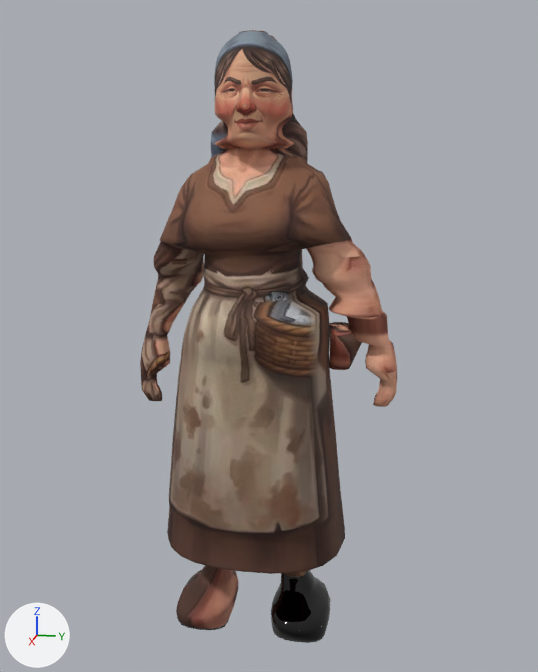
The glTF model assets/models/npcs/npc_fishwife.glb: old version first, new version second.
One viewpoint serves both versions: a 50 mm camera at (1.931, 0.427, 1.33) aimed at (-0.016, 0.037, 0.843). The lights are fixed; the arrows at lower left show +X, +Y and +Z. The first picture is the older version. Vertices at exactly the same position are counted once.

In view in the first picture: 'arm_L'.
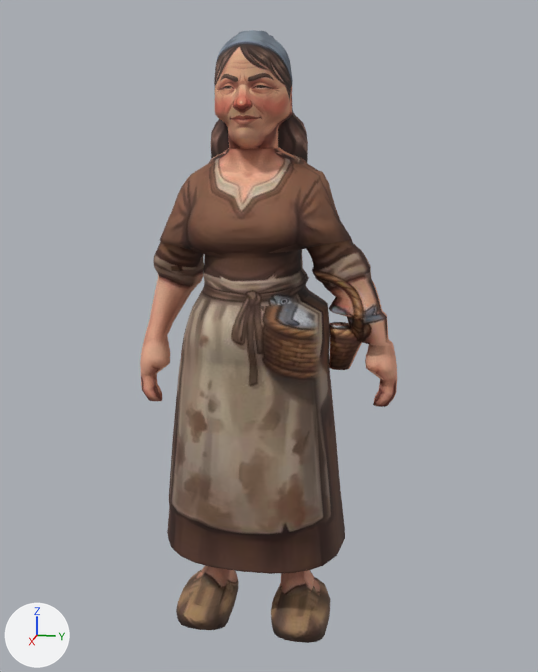
What changed in the scene script:
```text
Change me_arm_l:
    used by ob_arm_l; location = (0.0, 0.0, 0.0)
    remove me_arm_l.from_pydata(...)  # 3844 vertices, 7656 faces; spans x -0.21..0.2, y -0.32..0.39, z 0.0..1.62
    add me_arm_l.from_pydata(...)  # 3748 vertices, 7464 faces; spans x -0.21..0.2, y -0.32..0.39, z 0.0..1.62
    me_arm_l part 1: 255 vertices moved from x -0.14..0.12, y -0.1..0.1, z 1.33..1.61 to x -0.14..0.12, y -0.11..0.11, z 1.33..1.61; 327 vertices removed from x -0.16..0.11, y -0.1..0.1, z 1.33..1.61; 231 vertices added at x -0.15..0.11, y -0.12..0.12, z 1.33..1.61
    me_arm_l part 2: 4241 kept faces spanning x -0.15..0.16, y -0.32..0.39, z 0.0..1.62 get new texture (UV) coordinates
```

Changed parts and their boxes (x1, y1, x2, y2) in the pictures (538 x 672 px; the box of a moved part takes in the faces that stretch with it):
part 1 of me_arm_l, moved or reshaped
    both: (212, 35, 306, 157)
part 2 of me_arm_l, surface changed
    both: (140, 30, 397, 642)
